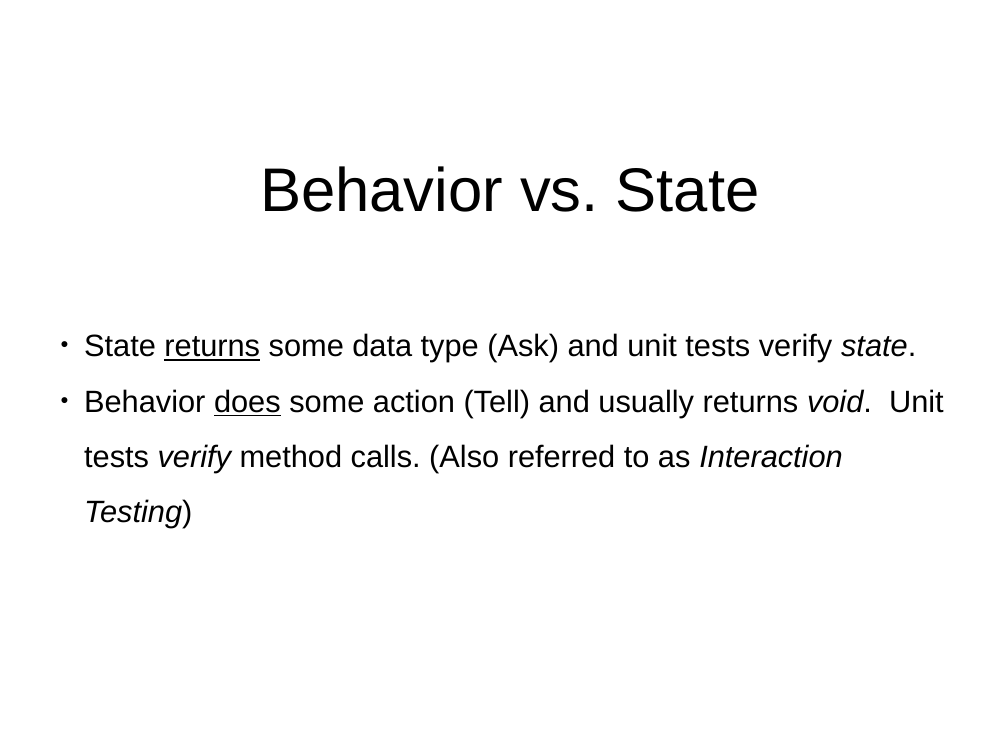
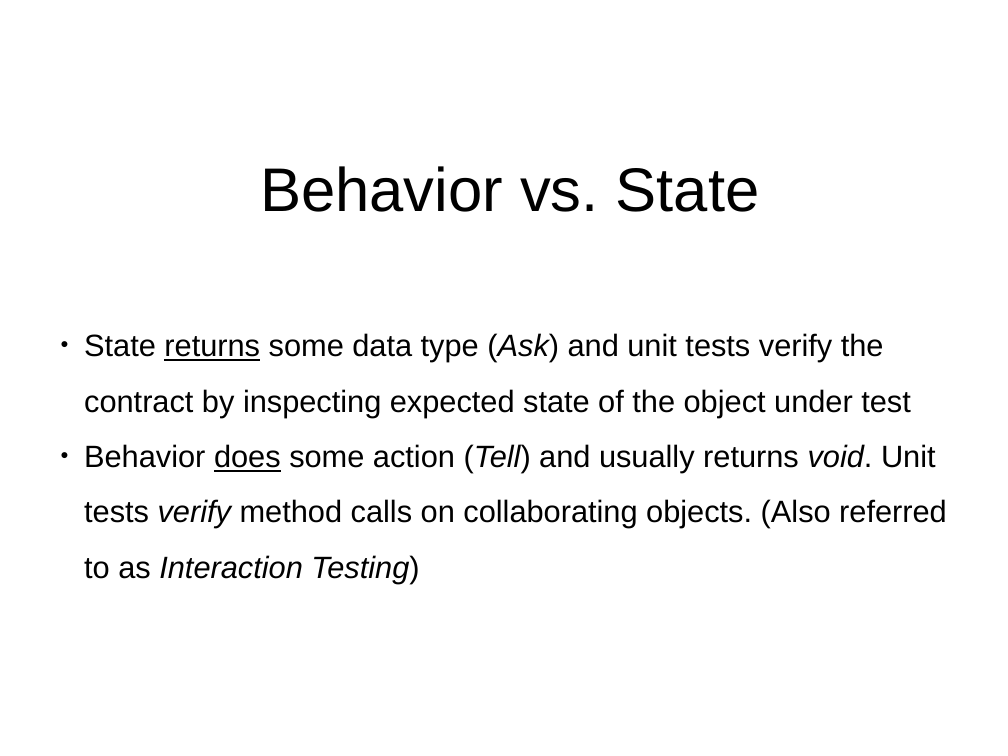
Before and after one commit to virtix/swe-795, a slide deck: slide 14 of doc/Test Doubles and Dependency Design.pptx. Drawn at 1008x756 pixels with LibreOffice and Linux fonts; fonts in the diff are those of the drawing. Boxes give left, top, right and bottom in pixels: in the first picture for what was removed or moved away, otherwise in the second. Text is boxed around its words. In the diff, an @@ line names an element or a change of style, - is before the commit and + after.

```diff
--- a/doc/Test Doubles and Dependency Design.pptx
+++ b/doc/Test Doubles and Dependency Design.pptx
@@ text at box(84, 333, 947, 583): text changed @@
-● State returns some data type (Ask) and unit tests verify state.
-● Behavior does some action (Tell) and usually returns void. Unit tests verify method calls. (Also referred to as Interaction Testing)
+● State returns some data type (Ask) and unit tests verify the contract by inspecting expected state of the object under test
+● Behavior does some action (Tell) and usually returns void. Unit tests verify method calls on collaborating objects. (Also referred to as Interaction Testing)
```
Also in this commit, not shown: 1 other slide changed, 9 other files.
